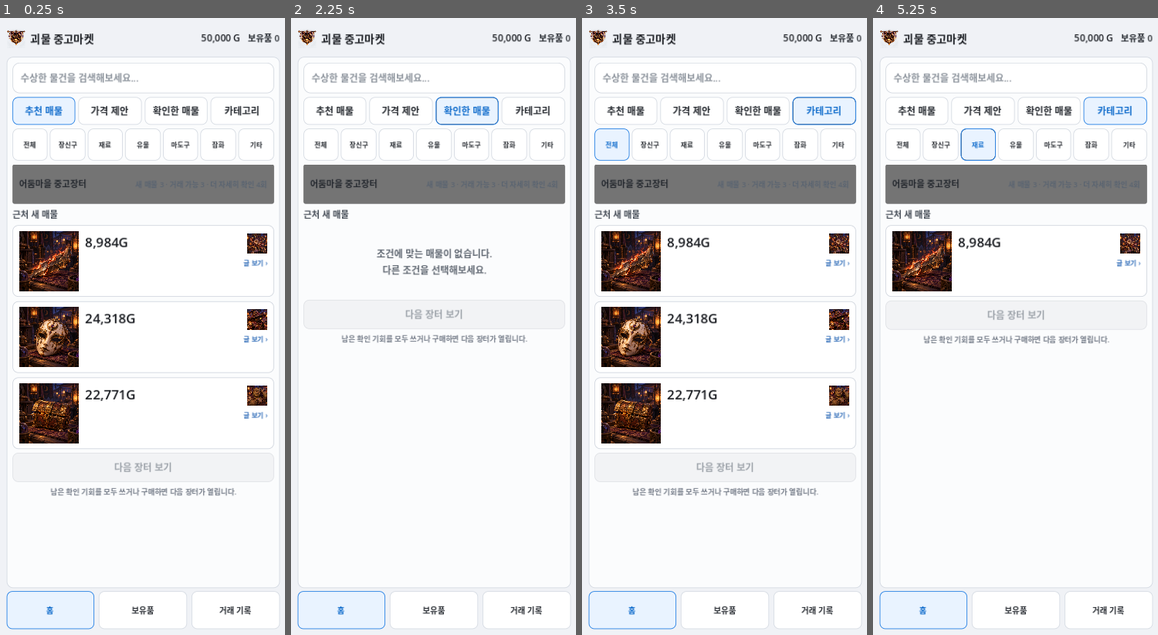
Above: before the commit, frames 1-4 (left to right).
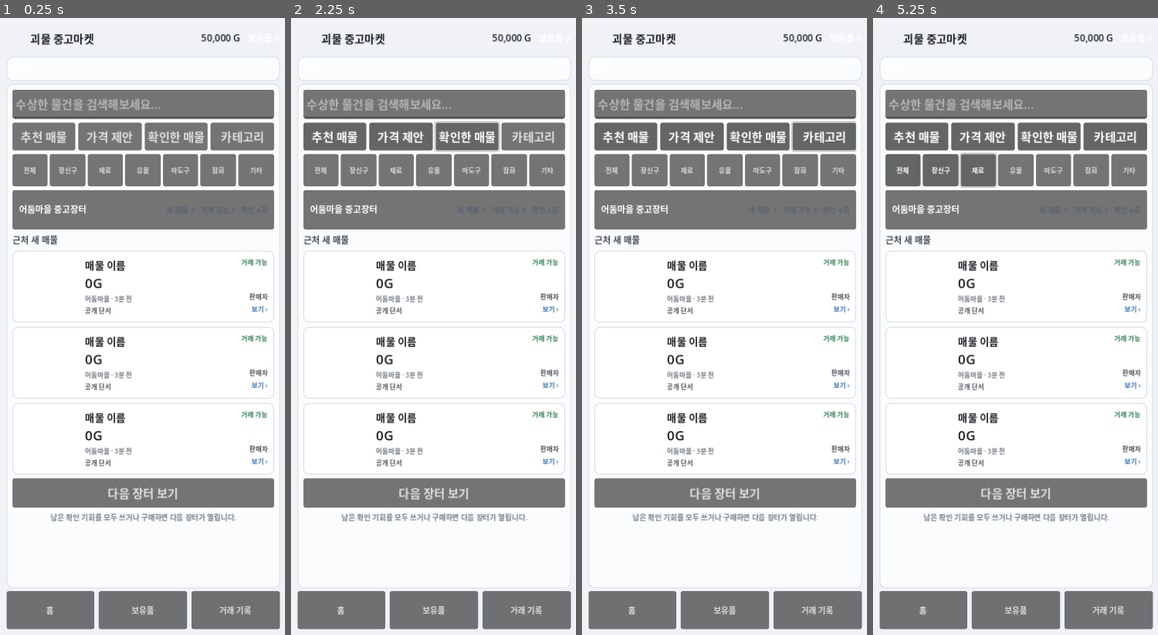
Above: after the commit, the same moments.

Repository: Queenrain9/monster-used-market
Game: Godot game, scene res://scenes/main.tscn
Same seed, same stepped clock (60 frames per second), same inputs: the game is played once before the commit and once after it.
Inputs:
- Up to frame 1 (0.25 s): no input
- Up to frame 2 (2.25 s): click "추천 매물" at 0.5 s; click "가격 제안" at 1.25 s; click "확인한 매물" at 2 s
- Up to frame 3 (3.5 s): click "카테고리" at 2.75 s
- Up to frame 4 (5.25 s): click "전체" at 3.5 s; click "장신구" at 4.25 s; click "재료" at 5 s

The runs differ from the first frame. In frame 1, 36% of the frame differs, in the area x 2-99%, y 1-100%; in frame 2, 30%; in frame 3, 36%; in frame 4, 32%.
Error after the commit: Parse Error: Could not preload resource script "res://scripts/game_logic.gd". (res://scripts/main.gd:3)

Commit message:
fix: keep investigation answers coherent with the chosen action

Diff:
--- a/scripts/game_logic.gd
+++ b/scripts/game_logic.gd
@@ -203,6 +203,41 @@
 			}.get(str(option["id"]), 0)
 	return fallback
 
+func _deterministic_action_signal(listing: Dictionary, action_id: String) -> String:
+	var truth_signal = _truth_signal(str(listing.get("state", "진품")))
+	var condition = str(listing.get("condition", "양호"))
+	var fingerprint = abs(int(("%s_%s" % [listing.get("listing_id", listing.get("item_id", "")), action_id]).hash()))
+
+	# Some checks are inconclusive so repeated play does not turn every action
+	# into a direct truth oracle.
+	if fingerprint % 4 == 0:
+		return "neutral"
+	if condition == "손상" and action_id in ["exterior", "function"]:
+		return "defect"
+	if condition == "사용감" and action_id == "function" and fingerprint % 3 == 0:
+		return "defect"
+	return truth_signal
+
+
+func _semantic_action_clue(listing: Dictionary, action_id: String) -> Dictionary:
+	var signal = _deterministic_action_signal(listing, action_id)
+	var channel: Dictionary = Content.INVESTIGATION_ACTION_CLUES.get(action_id, {})
+	var template: Dictionary = channel.get(signal, channel.get("neutral", {}))
+	var kind = "애매한"
+	if signal == "genuine":
+		kind = "긍정적"
+	elif signal in ["imitation", "defect"]:
+		kind = "부정적"
+	return {
+		"id":"action_%s_%s" % [action_id, signal],
+		"kind":kind,
+		"signal":signal,
+		"text":str(template.get("text", "확인했지만 결정적인 정보는 얻지 못했다.")),
+		"reveal":str(template.get("reveal", "결정적인 가치 판단 근거는 아니었다.")),
+		"aligned":signal != "neutral"
+	}
+
+
 func investigate(listing: Dictionary, action_id: String) -> Dictionary:
 	var updated = listing.duplicate(true)
 	var inspected: Array = updated.get("inspected_actions", [])
@@ -247,22 +282,10 @@
 			"action_label": str(selected_action.get("label", "시세 조사"))
 		}
 
-	var clue_index = int(selected_action.get("clue_slot", 0))
-	var clues: Array = updated["investigation_clues"]
-	var preferred_index = clamp(clue_index, 0, clues.size() - 1)
-	var clue = {}
-	for offset in range(clues.size()):
-		var candidate_index = (preferred_index + offset) % clues.size()
-		var candidate: Dictionary = clues[candidate_index].duplicate(true)
-		if not _clue_discovered(updated, candidate):
-			clue = candidate
-			break
-
-	if clue.is_empty():
-		clue = clues[preferred_index].duplicate(true)
-		clue["id"] = "%s_%s_repeat" % [clue.get("id", "clue"), action_id]
-		clue["text"] = "%s 같은 징후가 다른 조사에서도 다시 확인됐다." % clue["text"]
-
+	var clue = _semantic_action_clue(updated, action_id)
+	if _clue_discovered(updated, clue):
+		clue = clue.duplicate(true)
+		clue["id"] = "%s_%s" % [clue["id"], str(updated.get("listing_id", "repeat")).right(6)]
 	_add_discovered_clue(updated, clue)
 	return {
 		"listing": updated,
